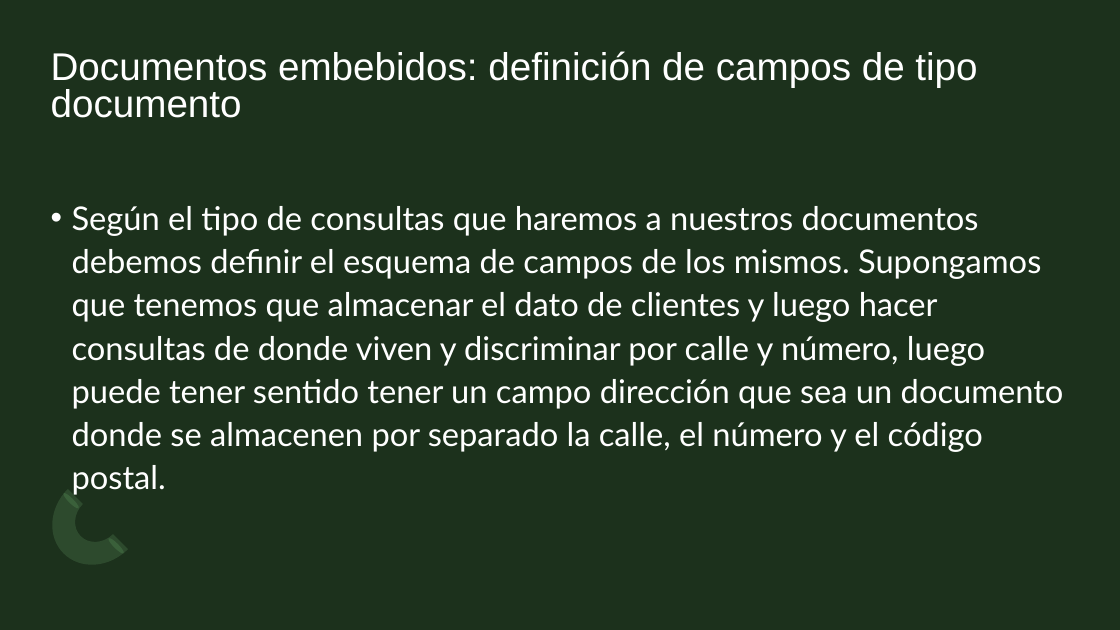
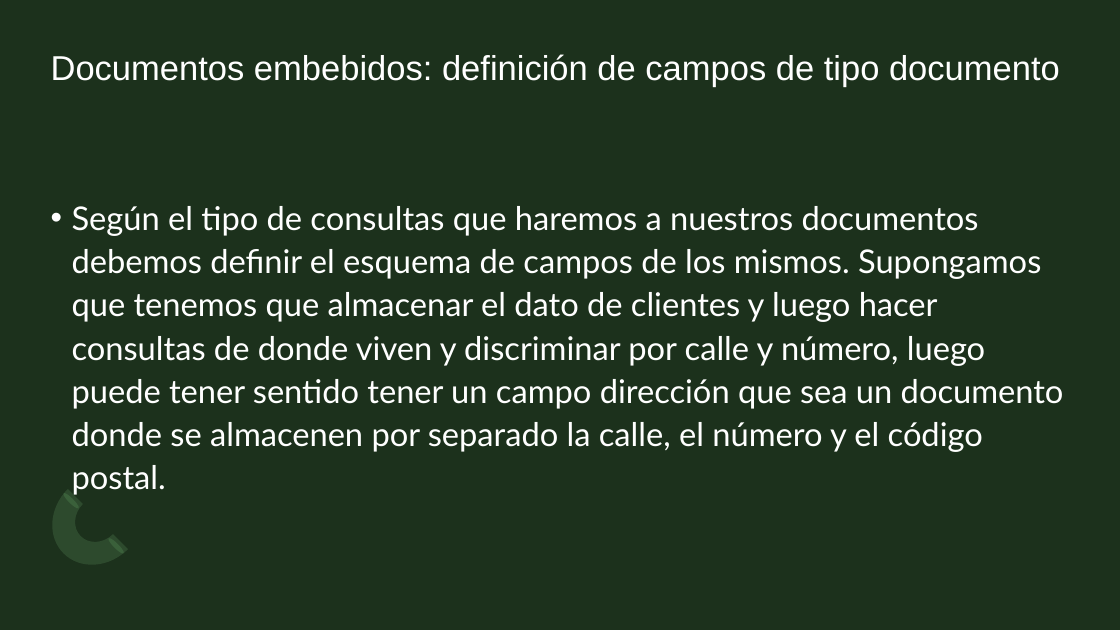
Before and after one commit to jorloicono/AF-BIGDATA-BI, a slide deck: slide 25 of PRESENTACIONES/Mongo DB.odp. Drawn at 1120x630 pixels with LibreOffice and Linux fonts; fonts in the diff are those of the drawing. Boxes give left, top, right and bottom in pixels: in the first picture for what was removed or moved away, otherwise in the second. Text is boxed around its words. In the diff, an @@ line names an element or a change of style, - is before the commit and + after.

```diff
--- a/PRESENTACIONES/Mongo DB.odp
+++ b/PRESENTACIONES/Mongo DB.odp
@@ title "Documentos embebidos: definición de campos ..." at <box>51,54,1060,87</box>: size 33.1 to 29.6 pt; line spacing 0.8 to 0.9 @@
```
Also in this commit, not shown: 2 other slides changed, 3 slides added.
